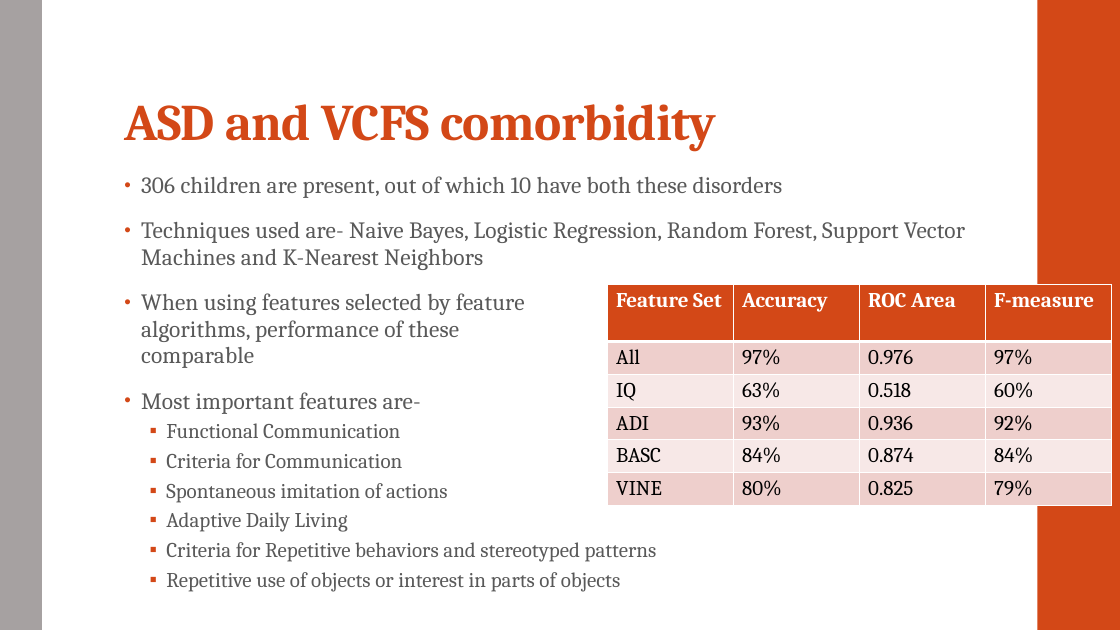
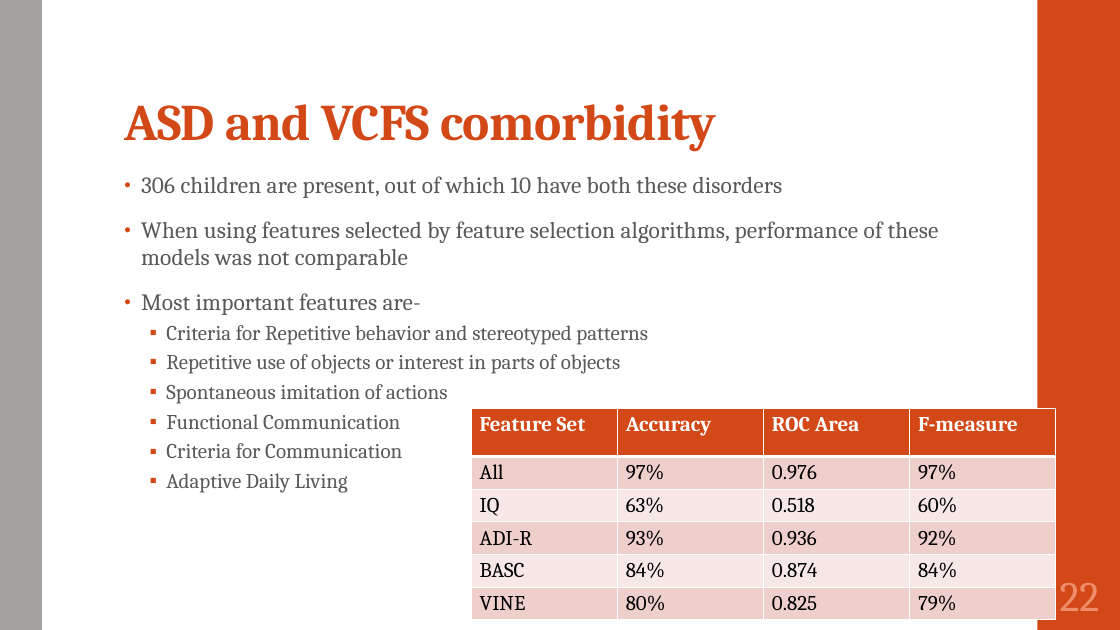
Before and after one commit to SirichandanaSambatur/CADDC, a slide deck: slide 22 of FinalReport.pptx (slide 20 before the commit). Drawn at 1120x630 pixels with LibreOffice and Linux fonts; fonts in the diff are those of the drawing. Boxes give left, top, right and bottom in pixels: in the first picture for what was removed or moved away, otherwise in the second. Text is boxed around its words. In the diff, an @@ line names an element or a change of style, - is before the commit and + after.

```diff
--- a/FinalReport.pptx
+++ b/FinalReport.pptx
@@ text at [141,222,965,270]: paragraph removed @@
-• Techniques used are- Naive Bayes, Logistic Regression, Random Forest, Support Vector Machines and K-Nearest Neighbors
@@ text at [166,325,648,404]: paragraphs added @@
+  ▪ Criteria for Repetitive behavior and stereotyped patterns
+  ▪ Repetitive use of objects or interest in parts of objects
+  ▪ Spontaneous imitation of actions
@@ table at [471,408,1056,624] @@
-row 4, column 1: ADI
+row 4, column 1: ADI-R
@@ table: place and size @@
-table at [608,285,1112,512]
+table at [471,408,1056,624]
@@ text at [166,483,447,503]: paragraph removed @@
-  ▪ Spontaneous imitation of actions
@@ text at [166,542,657,592]: paragraphs removed @@
-  ▪ Criteria for Repetitive behaviors and stereotyped patterns
-  ▪ Repetitive use of objects or interest in parts of objects
@@ page number added at [1060,583,1100,611], 36 pt, text #EF8C6A @@
+22
```
Also in this commit, not shown: 23 other slides changed, 10 slides added, 14 slides removed, 1 other file.
